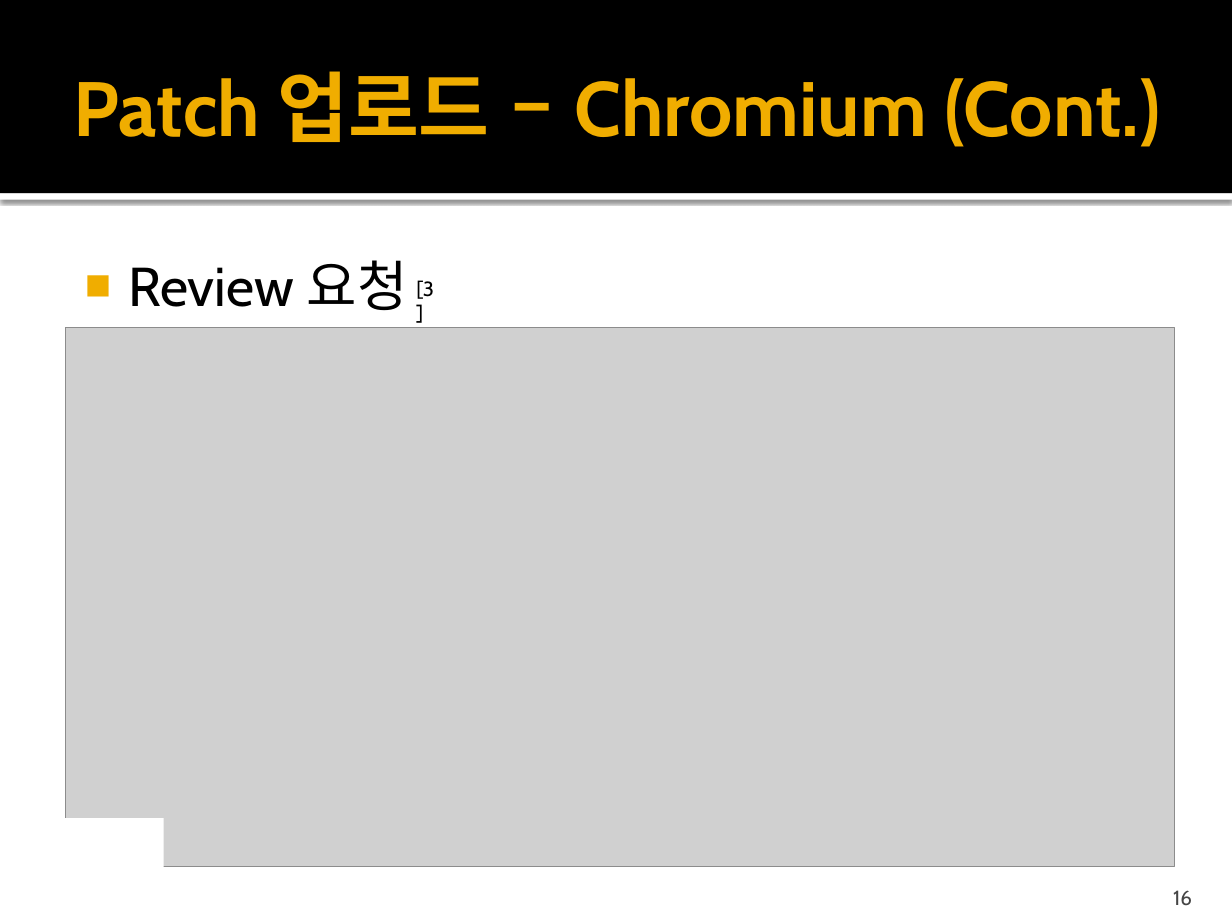
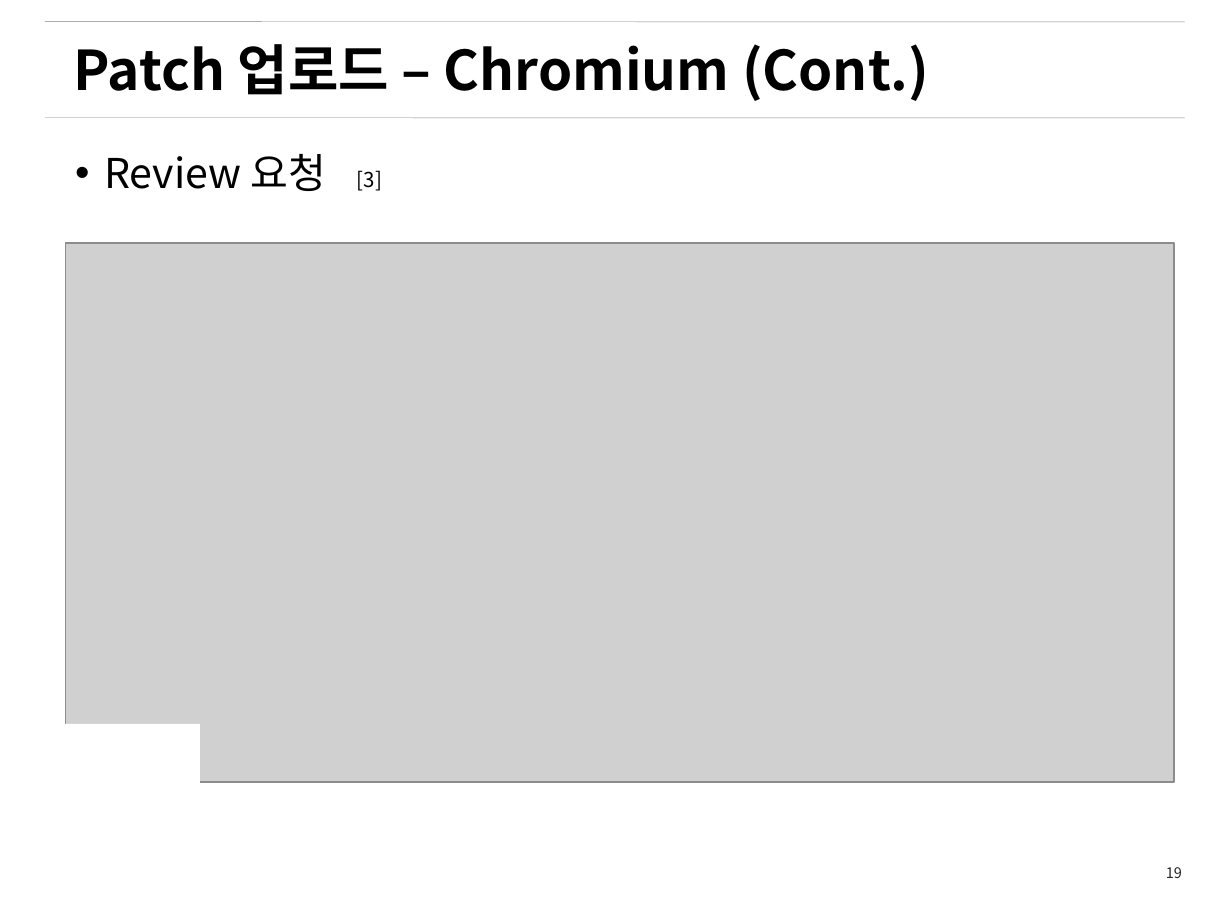
Before and after one commit to Gyuyoung/document, a slide deck: slide 19 of WebKitChromiumContributionProcess.pptx (slide 16 before the commit). Drawn at 1232x924 pixels with LibreOffice and Linux fonts; fonts in the diff are those of the drawing; grey boxes stand for pictures; background and template pictures are left out. Boxes give left, top, right and bottom in pixels: in the first picture for what was removed or moved away, otherwise in the second. Text is boxed around its words. In the diff, an @@ line names an element or a change of style, - is before the commit and + after.

```diff
--- a/WebKitChromiumContributionProcess.pptx
+++ b/WebKitChromiumContributionProcess.pptx
@@ rectangle removed at (x1=0, y1=0, x2=1232, y2=193) @@
@@ line added from (44, 22) to (1185, 22), #808080 0.26 pt @@
@@ text "Patch 업로드 – Chromium (Cont.)" at (x1=74, y1=44, x2=929, y2=101): size 45 to 32 pt, font Cabin to Noto Sans CJK KR, text colour #F0AD00 to #000000 @@
@@ line added from (44, 118) to (1185, 118), #808080 0.26 pt @@
@@ text "Review 요청" moved from (x1=128, y1=260, x2=408, y2=310) to (x1=104, y1=154, x2=327, y2=191) @@
@@ text "Review 요청" at (x1=104, y1=154, x2=327, y2=191): size 32 to 24 pt, font Cabin to Noto Sans CJK KR; bullet ■ to • @@
@@ text "[3]" moved from (x1=416, y1=281, x2=434, y2=323) to (x1=357, y1=170, x2=382, y2=191) @@
@@ text "[3]" at (x1=357, y1=170, x2=382, y2=191): font Cabin to Noto Sans CJK KR @@
@@ rectangle removed at (x1=0, y1=193, x2=1232, y2=200) @@
@@ picture moved from (x1=65, y1=328, x2=1174, y2=867) to (x1=65, y1=243, x2=1174, y2=781) @@
@@ rectangle moved from (x1=28, y1=818, x2=163, y2=896) to (x1=65, y1=724, x2=200, y2=801) @@
@@ page number added at (x1=1166, y1=867, x2=1182, y2=878), 8.5 pt, text #262626 @@
+19
@@ page number removed at (x1=1173, y1=890, x2=1192, y2=906) @@
-16
```
Also in this commit, not shown: 18 other slides changed, 6 slides added, 1 slide removed.
